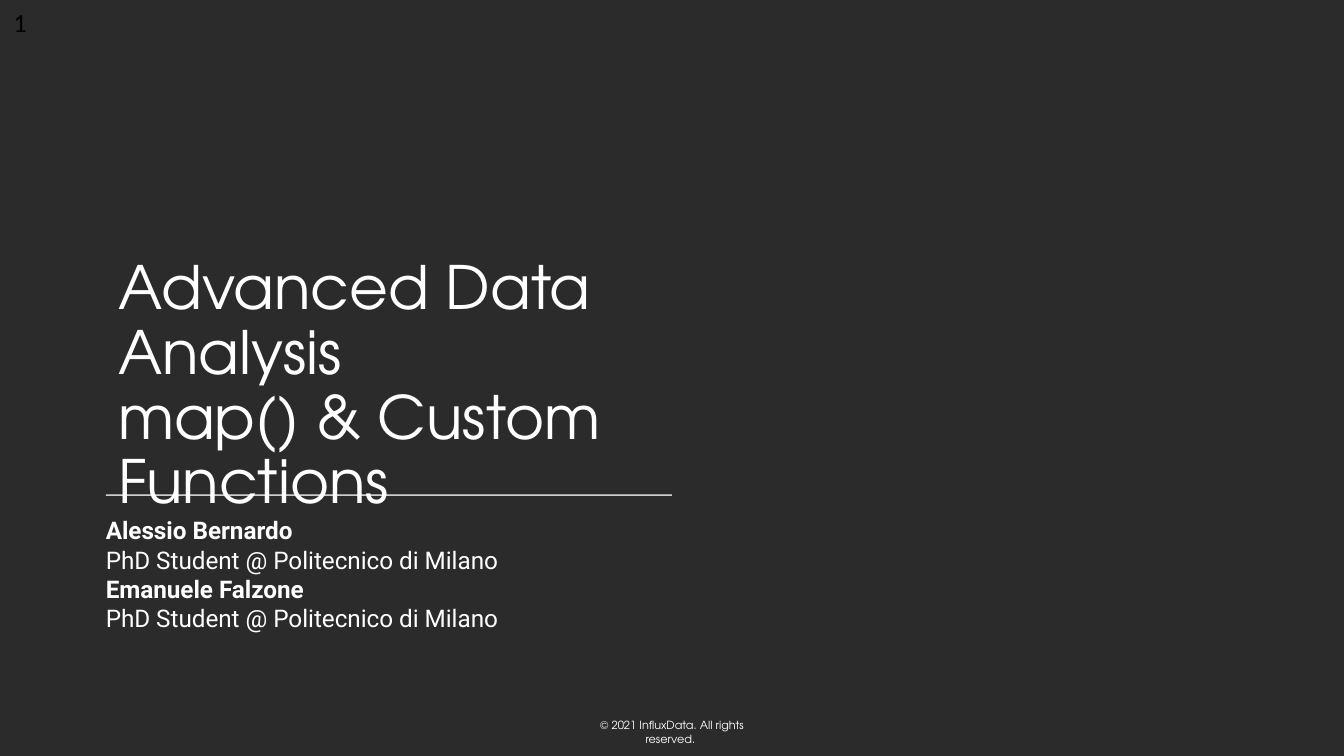
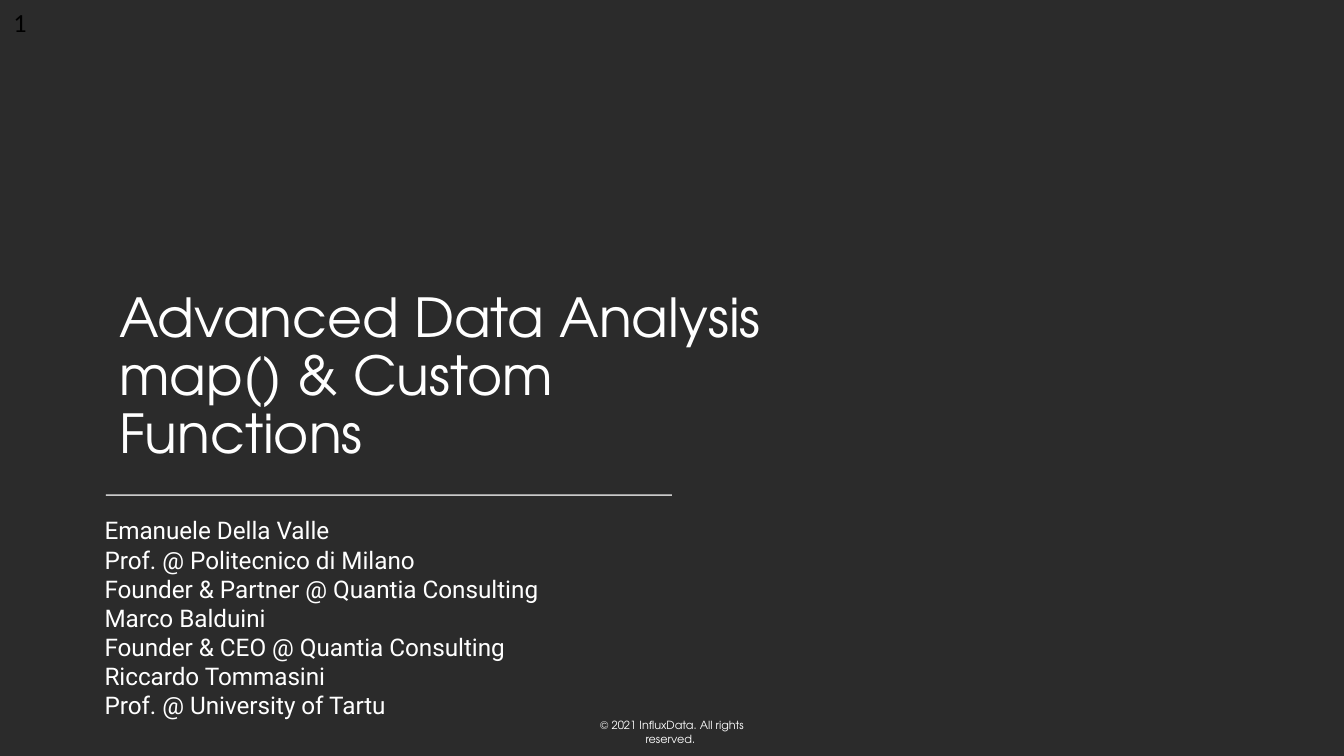
Before and after one commit to influxdata/influxdb-university, a slide deck: slide 1 of Training-material/day 1/04_advanced-data-analysis-map-UDF.pptx. Drawn at 1344x756 pixels with LibreOffice and Linux fonts; fonts in the diff are those of the drawing; background and template pictures are left out; a plain dark background stands for a picture behind light text. Boxes give left, top, right and bottom in pixels: in the first picture for what was removed or moved away, otherwise in the second. Text is boxed around its words. In the diff, an @@ line names an element or a change of style, - is before the commit and + after.

Commit message:
Minor bug fixes Actualized data to sept 28 al 12 gmt

```diff
--- a/Training-material/day 1/04_advanced-data-analysis-map-UDF.pptx
+++ b/Training-material/day 1/04_advanced-data-analysis-map-UDF.pptx
@@ title "Advanced Data Analysis map() & ...": place and size @@
-title "Advanced Data Analysis map() & ..." at (118,265,601,531)
+title "Advanced Data Analysis map() & ..." at (119,297,760,454)
@@ title "Advanced Data Analysis map() & ..." at (119,297,760,454): size 32 to 28.8 pt @@
@@ text added at (105,520,539,719), 13 pt, text #FFFFFF @@
+Emanuele Della Valle
+Prof. @ Politecnico di Milano
+Founder & Partner @ Quantia Consulting
+Marco Balduini
+Founder & CEO @ Quantia Consulting
+Riccardo Tommasini
+Prof. @ University of Tartu
@@ text removed at (106,520,498,628) @@
-Alessio Bernardo
-PhD Student @ Politecnico di Milano
-Emanuele Falzone
-PhD Student @ Politecnico di Milano
```
Also in this commit, not shown: 31 other slides changed, 1 slide added, 1 slide removed, 25 other files.
